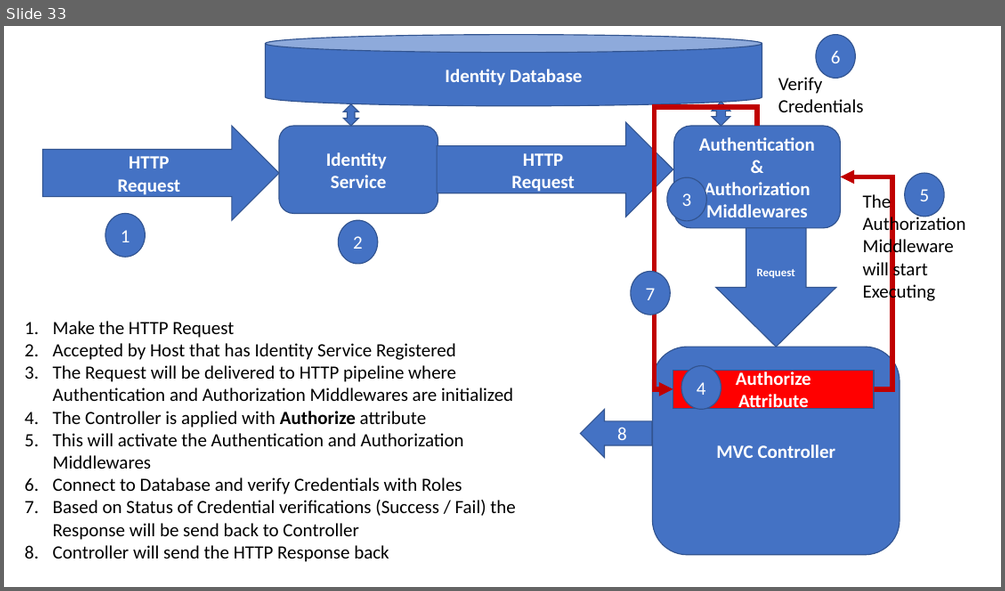
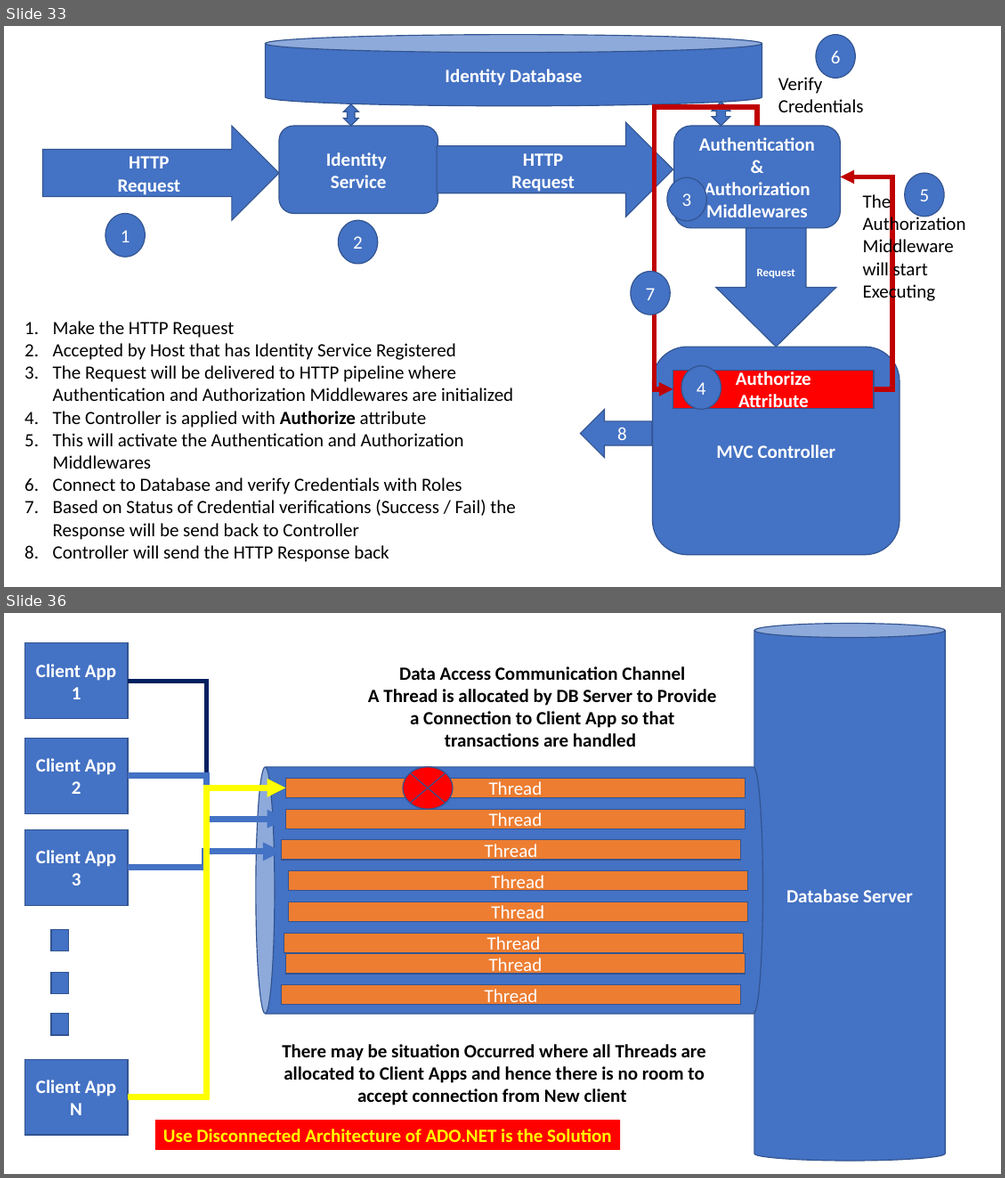
Before and after one commit to maheshsabnis/mbaspnetcore, a slide deck: mbaspnetcore6/MB_Training_Images.pptx. Shown one above the other, each under a label of ours: slide 33 before the commit, slides 33 and 36 after it; the slides between them are not shown. The pictures are 1005x591 and 1005x1178 pixels, drawn with LibreOffice and Linux fonts; fonts in the diff are those of the drawing. Boxes give left, top, right and bottom in pixels: in the first picture for what was removed or moved away, otherwise in the second. Text is boxed around its words. In the diff, an @@ line names an element or a change of style, - is before the commit and + after.

```diff
--- a/mbaspnetcore6/MB_Training_Images.pptx
+++ b/mbaspnetcore6/MB_Training_Images.pptx
@@ slide 36 added at (4, 613, 1001, 1174), background #FFFFFF @@
@@ cylinder added at (754, 624, 945, 1160), fill #4472C4, outline #325491 1 pt, 18 pt, text #FFFFFF, bold @@
+Database Server
@@ rectangle added at (25, 643, 128, 718), fill #4472C4, outline #325491 1 pt, 18 pt, text #FFFFFF, bold @@
+Client App
+1
@@ elbow arrow added from (128, 681) to (286, 788), #002060 4.5 pt @@
@@ text added at (368, 666, 716, 747), 18 pt, text #000000, bold @@
+Data Access Communication Channel
+A Thread is allocated by DB Server to Provide a Connection to Client App so that transactions are handled
@@ rectangle added at (25, 738, 128, 813), fill #4472C4, outline #325491 1 pt, 18 pt, text #FFFFFF, bold @@
+Client App
+2
@@ cylinder added at (256, 767, 763, 1013), fill #4472C4, outline #325491 1 pt @@
@@ flow chart summing junction added at (403, 767, 453, 809), fill #FF0000, outline #325491 1 pt @@
@@ elbow arrow added from (128, 776) to (286, 819), #4472C4 6 pt @@
@@ elbow arrow added from (128, 1097) to (286, 788), #FFFF00 6 pt @@
@@ rectangle added at (286, 779, 745, 798), fill #ED7D31, outline #325491 1 pt, 18 pt, text #FFFFFF @@
+Thread
@@ rectangle added at (286, 809, 745, 828), fill #ED7D31, outline #325491 1 pt, 18 pt, text #FFFFFF @@
+Thread
@@ rectangle added at (25, 830, 128, 906), fill #4472C4, outline #325491 1 pt, 18 pt, text #FFFFFF, bold @@
+Client App
+3
@@ elbow arrow added from (128, 868) to (282, 852), #4472C4 6 pt @@
@@ rectangle added at (282, 840, 741, 859), fill #ED7D31, outline #325491 1 pt, 18 pt, text #FFFFFF @@
+Thread
@@ rectangle added at (288, 871, 747, 891), fill #ED7D31, outline #325491 1 pt, 18 pt, text #FFFFFF @@
+Thread
@@ rectangle added at (288, 901, 747, 921), fill #ED7D31, outline #325491 1 pt, 18 pt, text #FFFFFF @@
+Thread
@@ rectangle added at (51, 929, 68, 951), fill #4472C4, outline #325491 1 pt @@
@@ rectangle added at (284, 933, 744, 952), fill #ED7D31, outline #325491 1 pt, 18 pt, text #FFFFFF @@
+Thread
@@ rectangle added at (286, 954, 745, 973), fill #ED7D31, outline #325491 1 pt, 18 pt, text #FFFFFF @@
+Thread
@@ rectangle added at (51, 972, 68, 994), fill #4472C4, outline #325491 1 pt @@
@@ rectangle added at (282, 985, 741, 1004), fill #ED7D31, outline #325491 1 pt, 18 pt, text #FFFFFF @@
+Thread
@@ rectangle added at (51, 1013, 68, 1036), fill #4472C4, outline #325491 1 pt @@
@@ rectangle added at (25, 1060, 128, 1135), fill #4472C4, outline #325491 1 pt, 18 pt, text #FFFFFF, bold @@
+Client App
+N
@@ text added at (282, 1044, 706, 1105), 18 pt, text #000000, bold @@
+There may be situation Occurred where all Threads are allocated to Client Apps and hence there is no room to accept connection from New client
@@ rectangle added at (155, 1120, 620, 1150), fill #FF0000, 18 pt, text #FFFF00, bold @@
+Use Disconnected Architecture of ADO.NET is the Solution
```
Also in this commit, not shown: 4 other slides added.
